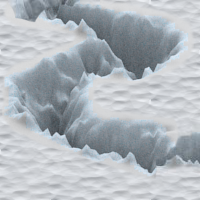
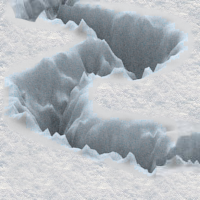
Comparing the layer stacks of the two w=200, h=200 images. Changes:
painted on "Snow copy" over [0, 0, 200, 200]
